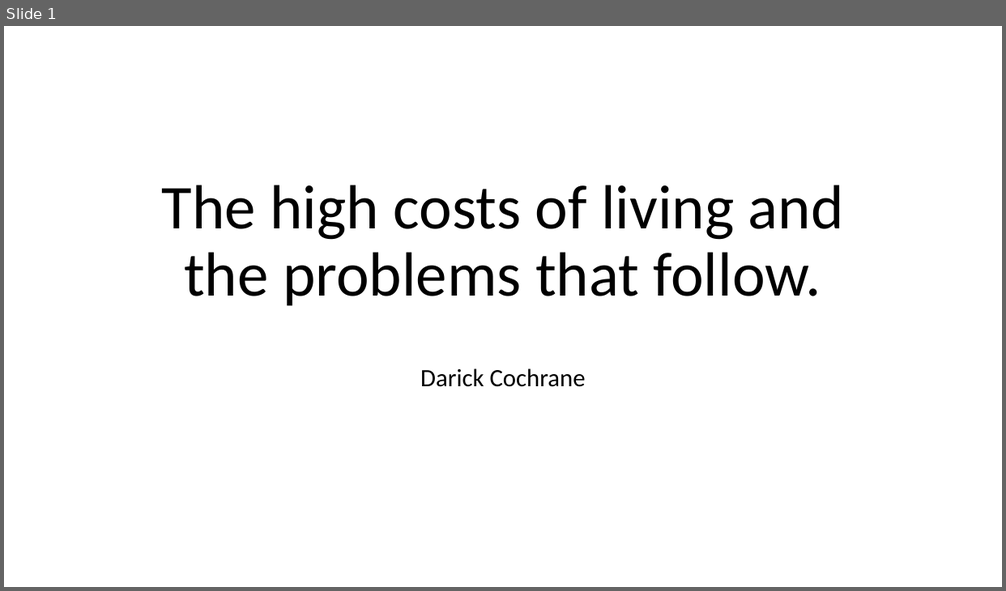
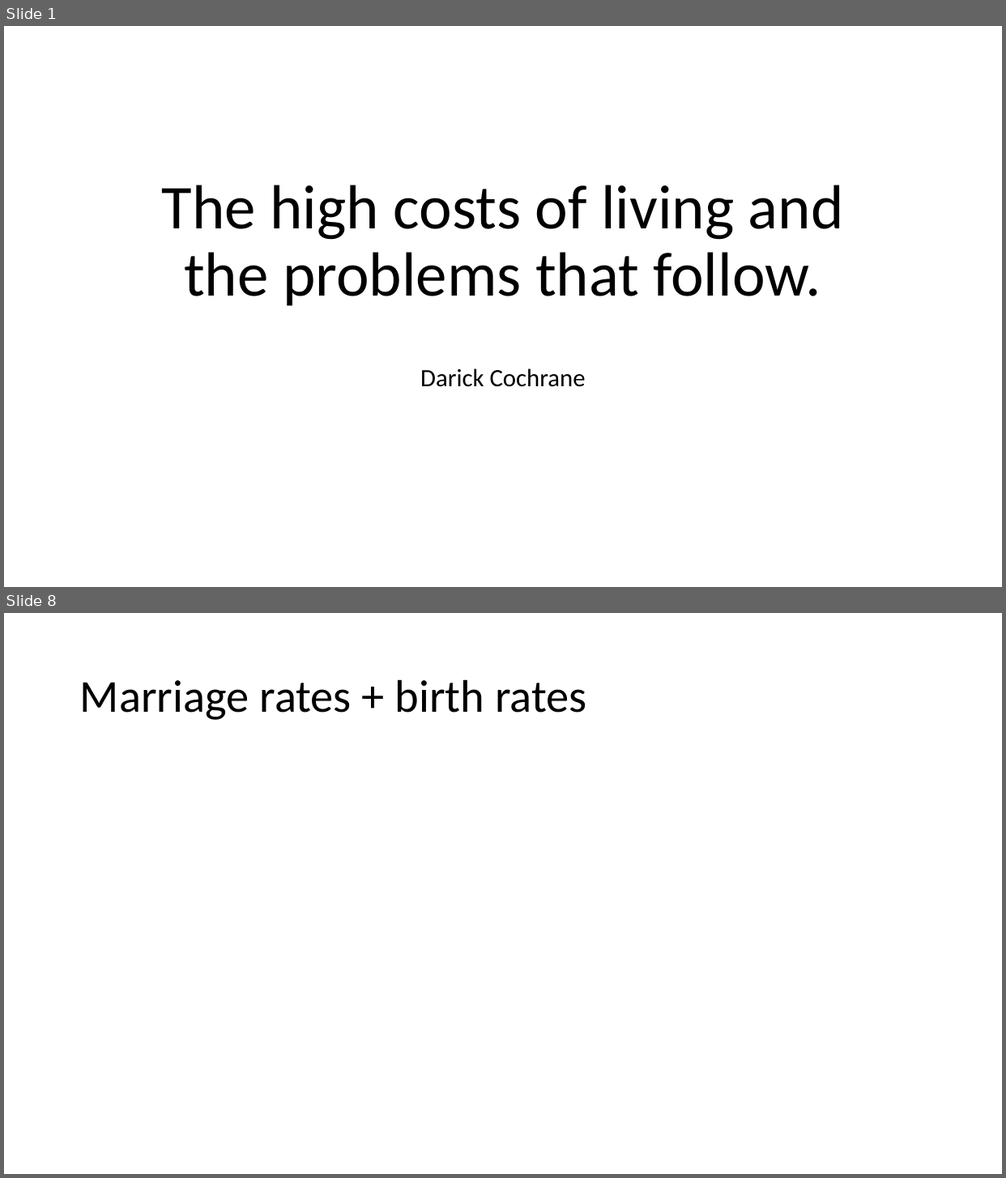
Before and after one commit to Sk1ttlelol/English-2010, a slide deck: costs of living A1.pptx. Shown one above the other, each under a label of ours: slide 1 before the commit, slides 1 and 8 after it; the slides between them are not shown. The pictures are 1006x591 and 1006x1178 pixels, drawn with LibreOffice and Linux fonts; fonts in the diff are those of the drawing. Boxes give left, top, right and bottom in pixels: in the first picture for what was removed or moved away, otherwise in the second. Text is boxed around its words. In the diff, an @@ line names an element or a change of style, - is before the commit and + after.

```diff
--- a/costs of living A1.pptx
+++ b/costs of living A1.pptx
@@ slide 8 added at (4, 613, 1002, 1174), background #FFFFFF @@
@@ title added at (80, 679, 587, 720), 44 pt, text #000000 @@
+Marriage rates + birth rates
```
Also in this commit, not shown: 8 other slides added, 1 other file.
